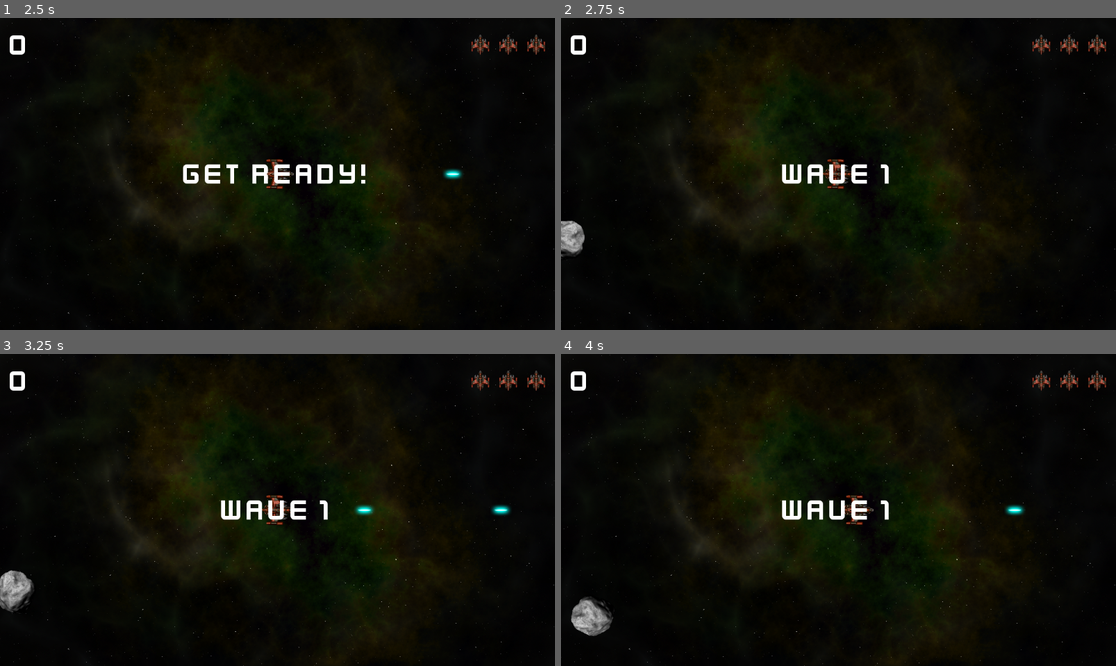
Above: before the commit, frames 1-4 (two rows, left to right).
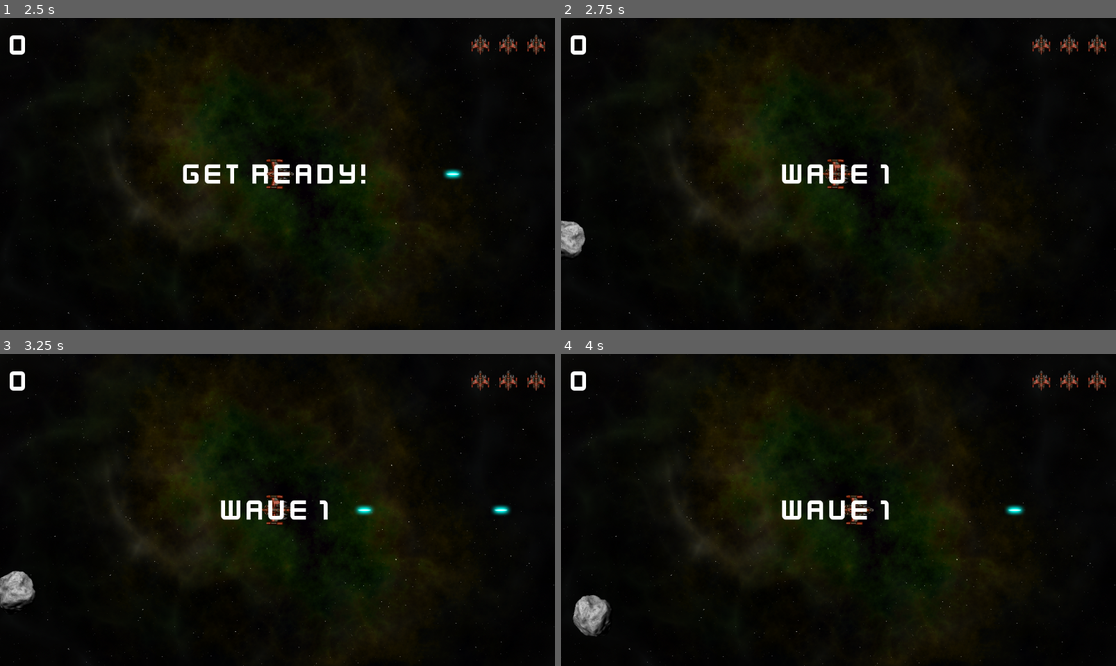
Above: after the commit, the same moments.

Repository: zenoplex/space-rocks
Game: Godot game, scene res://Main/main.tscn
Same seed, same stepped clock (60 frames per second), same inputs: the game is played once before the commit and once after it.
Inputs (mouse positions are in pixels of both pictures, inside the frame that each line leads up to):
- Up to frame 1 (2.5 s): click (277, 214) at 0.5 s; tap Enter at 1.25 s; hold D (rotate_right) 1.28-2.03 s; hold Space (shoot) 1.28-2.03 s; hold A (rotate_left) from 2.03 s (still down); tap Space (shoot) at 2.1 s
- Up to frame 2 (2.75 s): keep holding A (rotate_left)
- Up to frame 3 (3.25 s): release A (rotate_left) at 2.78 s; hold D (rotate_right) from 2.78 s (still down); hold Space (shoot) from 2.78 s (still down)
- Up to frame 4 (4 s): release D (rotate_right) at 3.53 s; release Space (shoot) at 3.53 s; hold W (thrust) from 3.53 s (still down); tap Space (shoot) at 3.6 s

Frame 1 is identical in both runs. In frame 2, 0.1% of the frame differs, in the area x 0-5%, y 64-77%; in frame 3, 0.4%; in frame 4, 0.6%, in the area x 1-10%, y 77-91%.

Commit message:
refactor: Refactor rock instantiation and start method

Diff:
--- a/Main/main.gd
+++ b/Main/main.gd
@@ -54,11 +54,12 @@
 	hud.game_over()
 
 func spawn_rock(position: Vector2, velocity: Vector2, size: int) -> void:
-	var node := rock_scene.instantiate()
+	var node := rock_scene.instantiate() as Rock
 	node.screensize = screensize
-	node.start(position, velocity, size)
 	call_deferred("add_child", node)
 	node.exploded.connect(self._on_rock_exploded)
+	# Cannot call node.start because Rock as onready reference which will be null without path search
+	node.call_deferred("start", position, velocity, size)
 
 ## get rock initial position
 func getRockSpawnPosition() -> Vector2:
--- a/rock/rock.gd
+++ b/rock/rock.gd
@@ -9,24 +9,22 @@
 var scale_factor := 0.2
 
 @onready var explosion: Explosion = get_node("Explosion")
-
-# Called when the node enters the scene tree for the first time.
-func _ready() -> void:
-	pass
+@onready var sprite2D: Sprite2D = get_node("Sprite2D")
+@onready var collision_shape2D: CollisionShape2D = get_node("CollisionShape2D")
 
 func start(_position: Vector2, _velocity: Vector2, _size: int) -> void:
 	position = _position
 	size = _size
 	mass = 1.5 * size
-	$Explosion.hide()
-	$Explosion.scale = Vector2.ONE * size
+	explosion.hide()
+	explosion.scale = Vector2.ONE * size
 
 	var calc_scale := scale_factor * size
-	$Sprite2D.scale = Vector2.ONE * calc_scale
-	radius = int($Sprite2D.texture.get_size().x * 0.5 * calc_scale)
+	sprite2D.scale = Vector2.ONE * calc_scale
+	radius = int(sprite2D.texture.get_size().x * 0.5 * calc_scale)
 	var shape := CircleShape2D.new()
 	shape.set_radius(radius)
-	$CollisionShape2D.shape = shape
+	collision_shape2D.shape = shape
 	linear_velocity = _velocity
 	angular_velocity = randf_range(-PI, PI)
 
@@ -37,8 +35,8 @@
 	physics_state.transform = transform2d
 
 func explode() -> void:
-	$CollisionShape2D.set_deferred("disabled", true)
-	$Sprite2D.hide()
+	collision_shape2D.set_deferred("disabled", true)
+	sprite2D.hide()
 
 	exploded.emit(size, radius, position, linear_velocity)
 	linear_velocity = Vector2.ZERO
